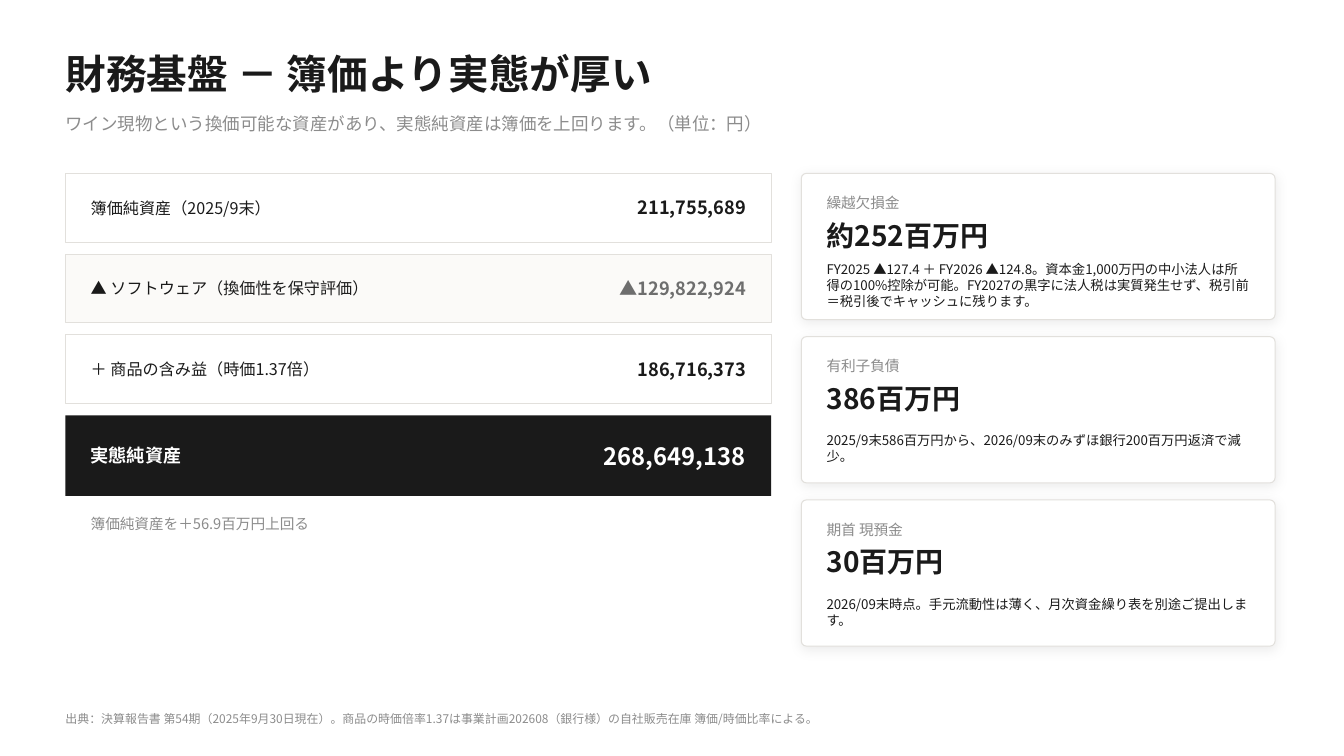
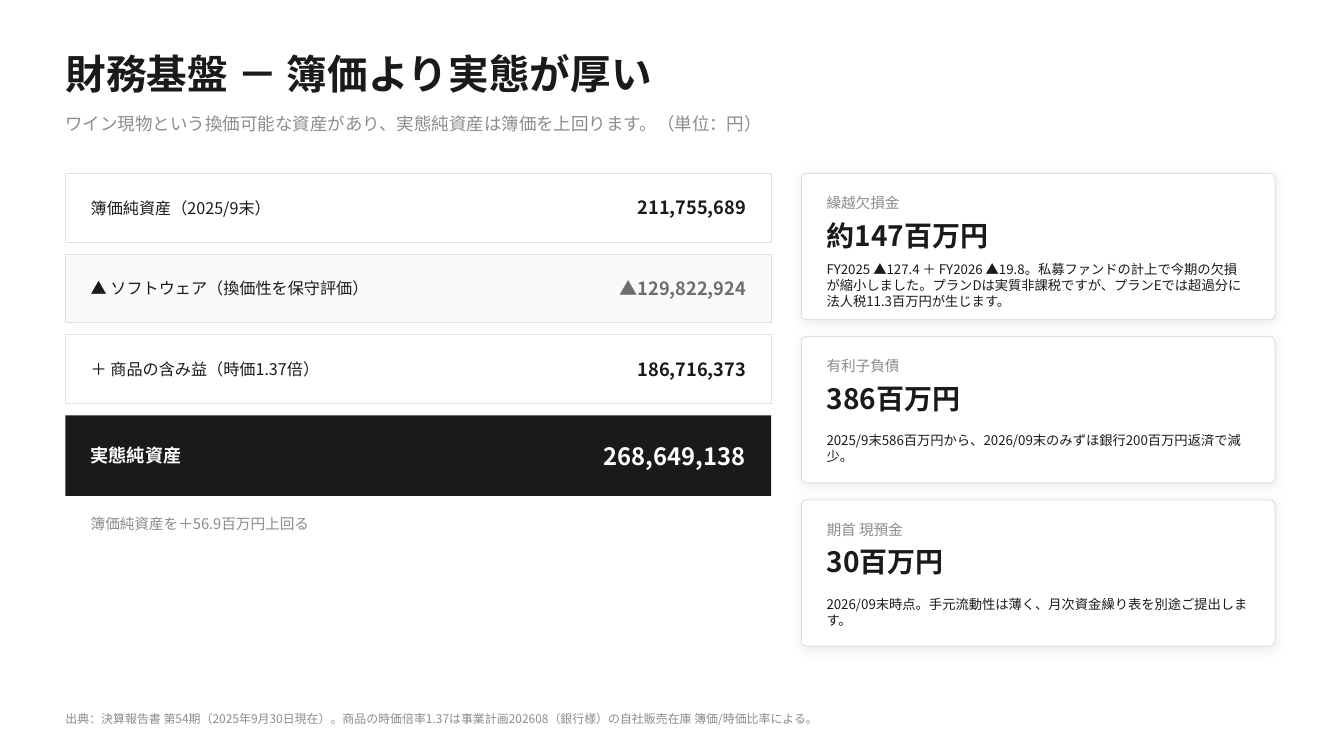
Before and after one commit to nakano-winebank/wine-auction, a slide deck: slide 14 of out/WineBank_FY2027_銀行提出.pptx. Drawn at 1344x756 pixels with LibreOffice and Linux fonts; fonts in the diff are those of the drawing. Boxes give left, top, right and bottom in pixels: in the first picture for what was removed or moved away, otherwise in the second. Text is boxed around its words. In the diff, an @@ line names an element or a change of style, - is before the commit and + after.

```diff
--- a/out/WineBank_FY2027_銀行提出.pptx
+++ b/out/WineBank_FY2027_銀行提出.pptx
@@ text at box(827, 222, 989, 249): text changed @@
-約252百万円
+約147百万円
@@ text at box(827, 262, 1242, 307): text changed @@
-FY2025 ▲127.4 ＋ FY2026 ▲124.8。資本金1,000万円の中小法人は所得の100%控除が可能。FY2027の黒字に法人税は実質発生せず、税引前＝税引後でキャッシュに残ります。
+FY2025 ▲127.4 ＋ FY2026 ▲19.8。私募ファンドの計上で今期の欠損が縮小しました。プランDは実質非課税ですが、プランEでは超過分に法人税11.3百万円が生じます。
```
Also in this commit, not shown: 10 other slides changed, 1 slide added, 1 slide removed, 10 other files.
